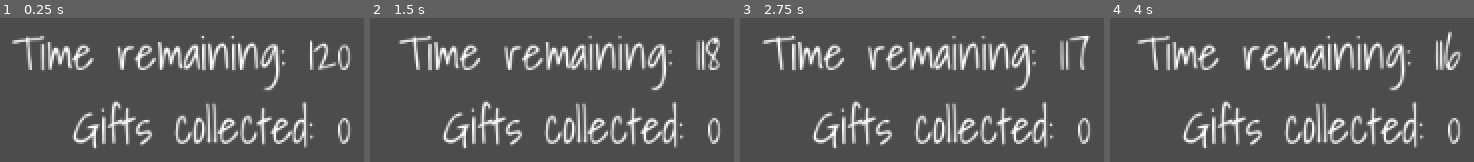
Above: before the commit, frames 1-4 (left to right).
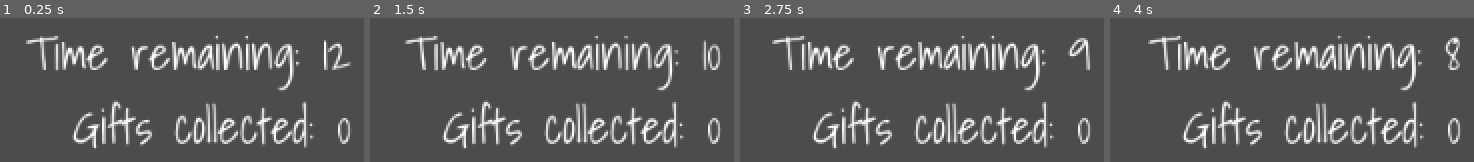
Above: after the commit, the same moments.

Repository: GameDrivenDesign/SebastHolyWandarousChristmasGame
Game: Godot game, scene res://scenes/hud/hud.tscn
Same seed, same stepped clock (60 frames per second), same inputs: the game is played once before the commit and once after it. This scene is started directly instead of the project's main scene.
Inputs:
- Up to frame 1 (0.25 s): no input
- Up to frame 2 (1.5 s): hold Right (right) 0.53-1.28 s; tap Enter at 1.25 s; hold Down (down) from 1.28 s (still down)
- Up to frame 3 (2.75 s): tap Space at 2 s; release Down (down) at 2.03 s; hold Right (right) from 2.03 s (still down)
- Up to frame 4 (4 s): tap Enter at 2.75 s; release Right (right) at 2.78 s; hold Up (up) 2.78-3.53 s; hold Left (left) from 3.53 s (still down)

The runs differ from the first frame. In frame 1, 10% of the frame differs, in the area x 3-97%, y 12-50%; in frame 2, 10%; in frame 3, 11%; in frame 4, 11%, in the area x 7-97%, y 9-50%.

Commit message:
Emit signal when time is up

Diff:
--- a/scenes/hud/hud.gd
+++ b/scenes/hud/hud.gd
@@ -1,12 +1,18 @@
 extends Node
 
-var time = 120
+var time = 12
 var gifts = 0
 
+signal time_up
+
 func _ready():
-	pass
+	$elements/gift_counter.text = 'Gifts collected: ' + str(gifts)
 
 func _process(delta):
 	time -= delta
+	if time <= 0:
+		emit_signal("time_up")
+		set_process(false)
+		time = 0
+
 	$elements/timer.text = 'Time remaining: ' + str(round(time))
-	$elements/gift_counter.text = 'Gifts collected: ' + str(gifts)
--- a/scenes/hud/names.tscn
+++ b/scenes/hud/names.tscn
@@ -2,6 +2,6 @@
 
 [ext_resource path="res://scenes/hud/names.gd" type="Script" id=1]
 
-[node name="names" type="Node" index="0"]
+[node name="names" type="Node"]
 
 script = ExtResource( 1 )
